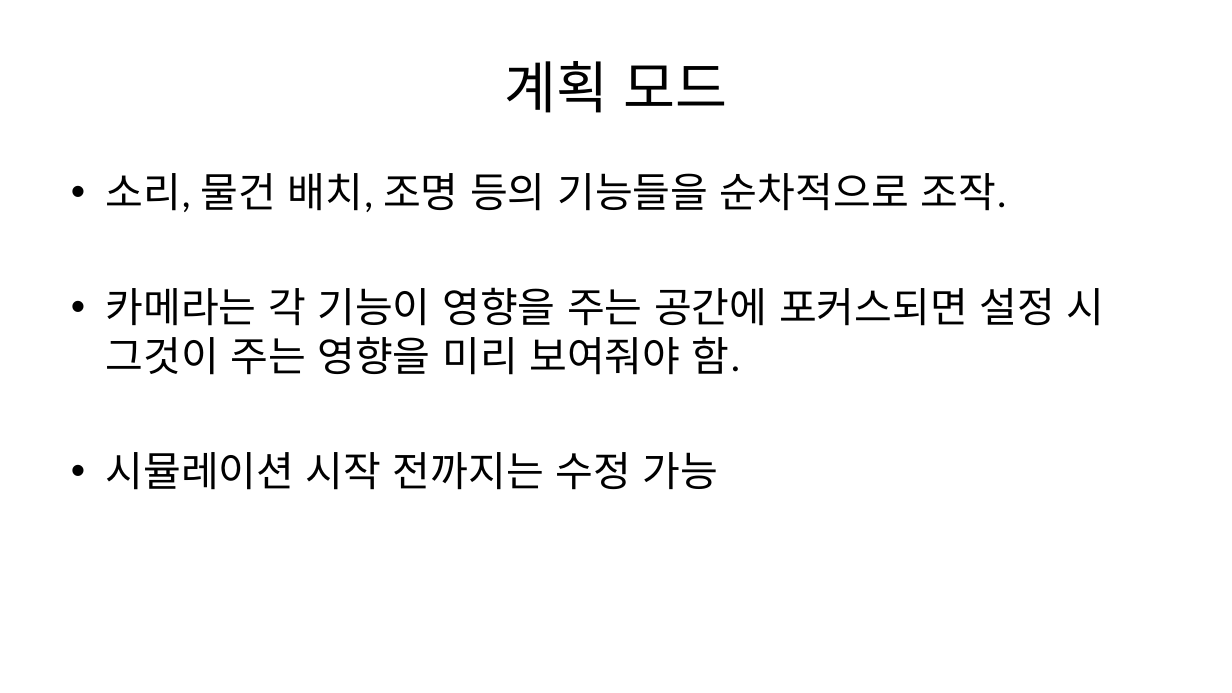
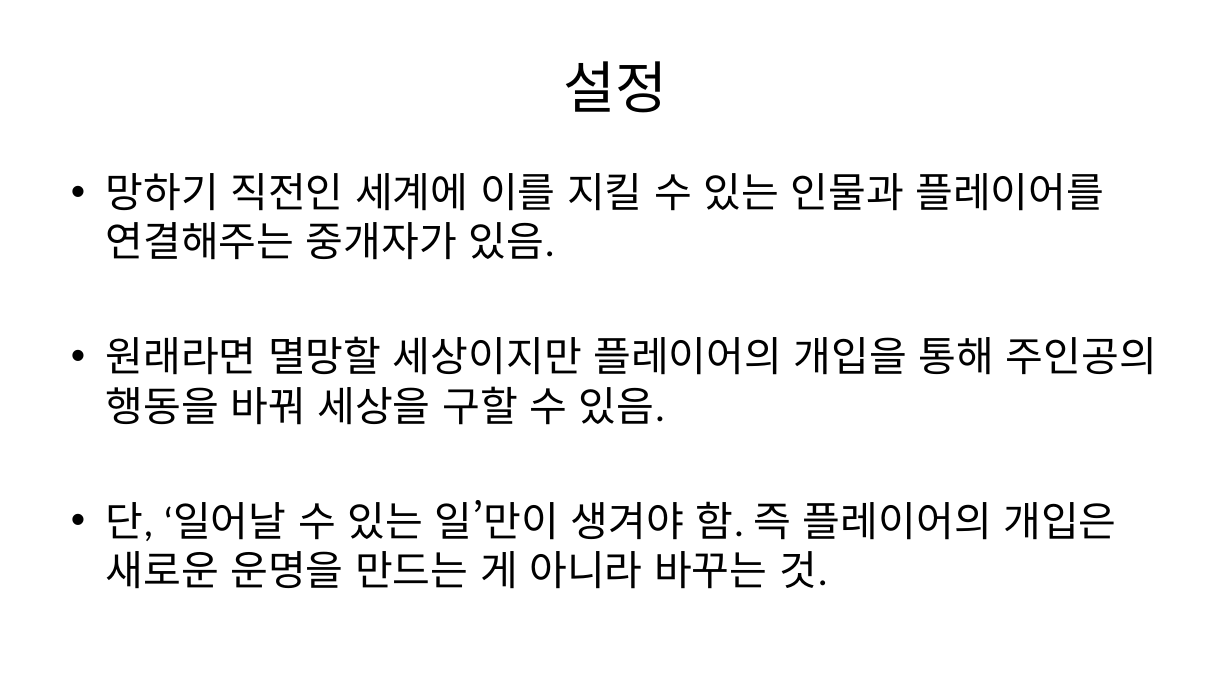
Before and after one commit to Penguin-God/Human_Doll_Play, a slide deck: slide 3 of 기획/문서/유도 시스템.pptx (slide 5 before the commit). Drawn at 1232x693 pixels with LibreOffice and Linux fonts; fonts in the diff are those of the drawing. Boxes give left, top, right and bottom in pixels: in the first picture for what was removed or moved away, otherwise in the second. Text is boxed around its words. In the diff, an @@ line names an element or a change of style, - is before the commit and + after.

Commit message:
docs: ppt 문서 수정

```diff
--- a/기획/문서/유도 시스템.pptx
+++ b/기획/문서/유도 시스템.pptx
@@ title at (564, 61, 668, 113): text changed @@
-계획 모드
+설정
@@ text at (105, 173, 1157, 589): text changed @@
-• 소리, 물건 배치, 조명 등의 기능들을 순차적으로 조작.
-• 카메라는 각 기능이 영향을 주는 공간에 포커스되면 설정 시 그것이 주는 영향을 미리 보여줘야 함.
-• 시뮬레이션 시작 전까지는 수정 가능
+• 망하기 직전인 세계에 이를 지킬 수 있는 인물과 플레이어를 연결해주는 중개자가 있음.
+• 원래라면 멸망할 세상이지만 플레이어의 개입을 통해 주인공의 행동을 바꿔 세상을 구할 수 있음.
+• 단, ‘일어날 수 있는 일’만이 생겨야 함. 즉 플레이어의 개입은 새로운 운명을 만드는 게 아니라 바꾸는 것.
```
Also in this commit, not shown: 5 other slides changed, 1 slide added, 3 slides removed, 2 other files.
